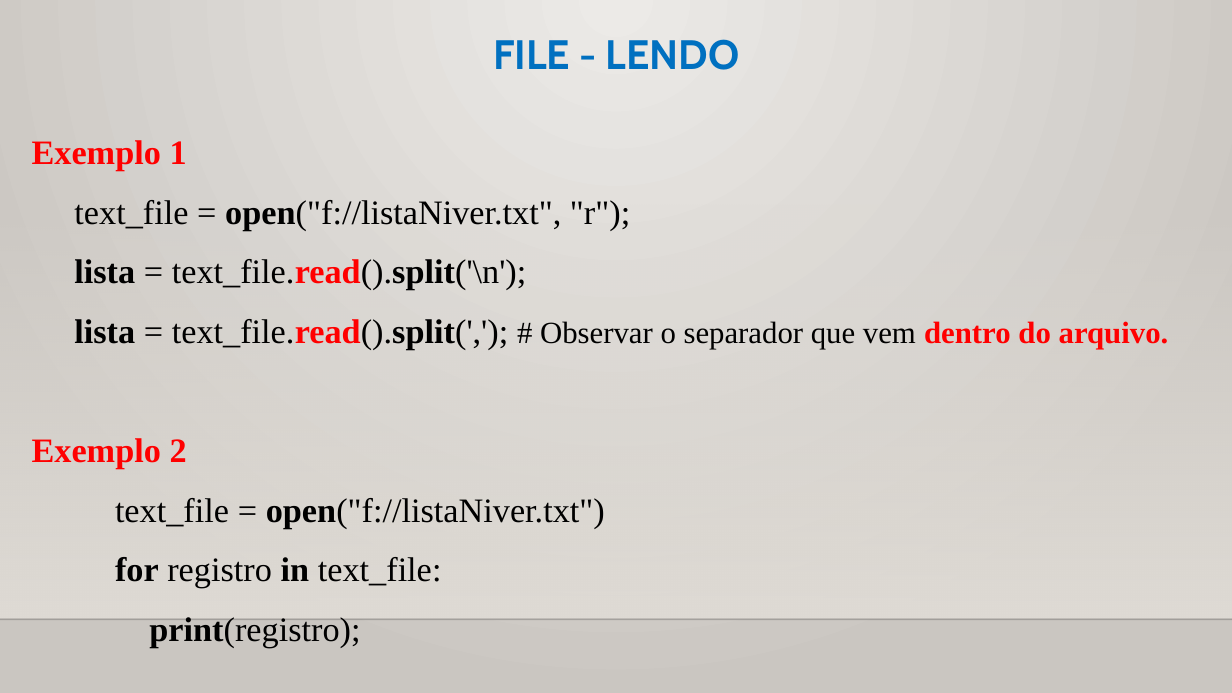
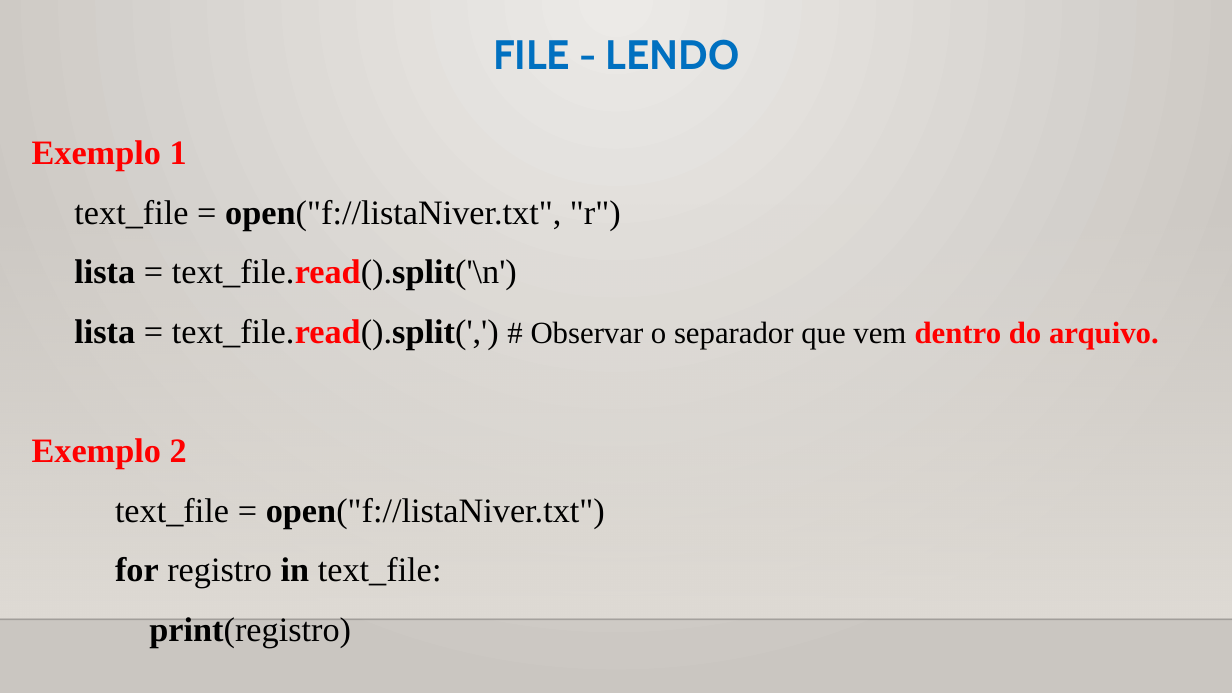
Before and after one commit to CloudEducationBrazil/WydenUniRuyPythonRAD, a slide deck: slide 22 of 01 Classes/Aula 10 RAD Python - Arquivos e JSON.pptx. Drawn at 1232x693 pixels with LibreOffice and Linux fonts; fonts in the diff are those of the drawing; background and template pictures are left out. Boxes give left, top, right and bottom in pixels: in the first picture for what was removed or moved away, otherwise in the second. Text is boxed around its words. In the diff, an @@ line names an element or a change of style, - is before the commit and + after.

```diff
--- a/01 Classes/Aula 10 RAD Python - Arquivos e JSON.pptx
+++ b/01 Classes/Aula 10 RAD Python - Arquivos e JSON.pptx
@@ text at [74, 200, 1159, 350]: text changed @@
-  text_file = open("f://listaNiver.txt", "r");
-lista = text_file.read().split('\n');
-lista = text_file.read().split(','); # Observar o separador que vem dentro do arquivo.
+  text_file = open("f://listaNiver.txt", "r")
+lista = text_file.read().split('\n')
+lista = text_file.read().split(',') # Observar o separador que vem dentro do arquivo.
@@ text at [149, 617, 351, 648]: text changed @@
-  print(registro);
+  print(registro)
```
Also in this commit, not shown: 15 other slides changed, 7 other files.
